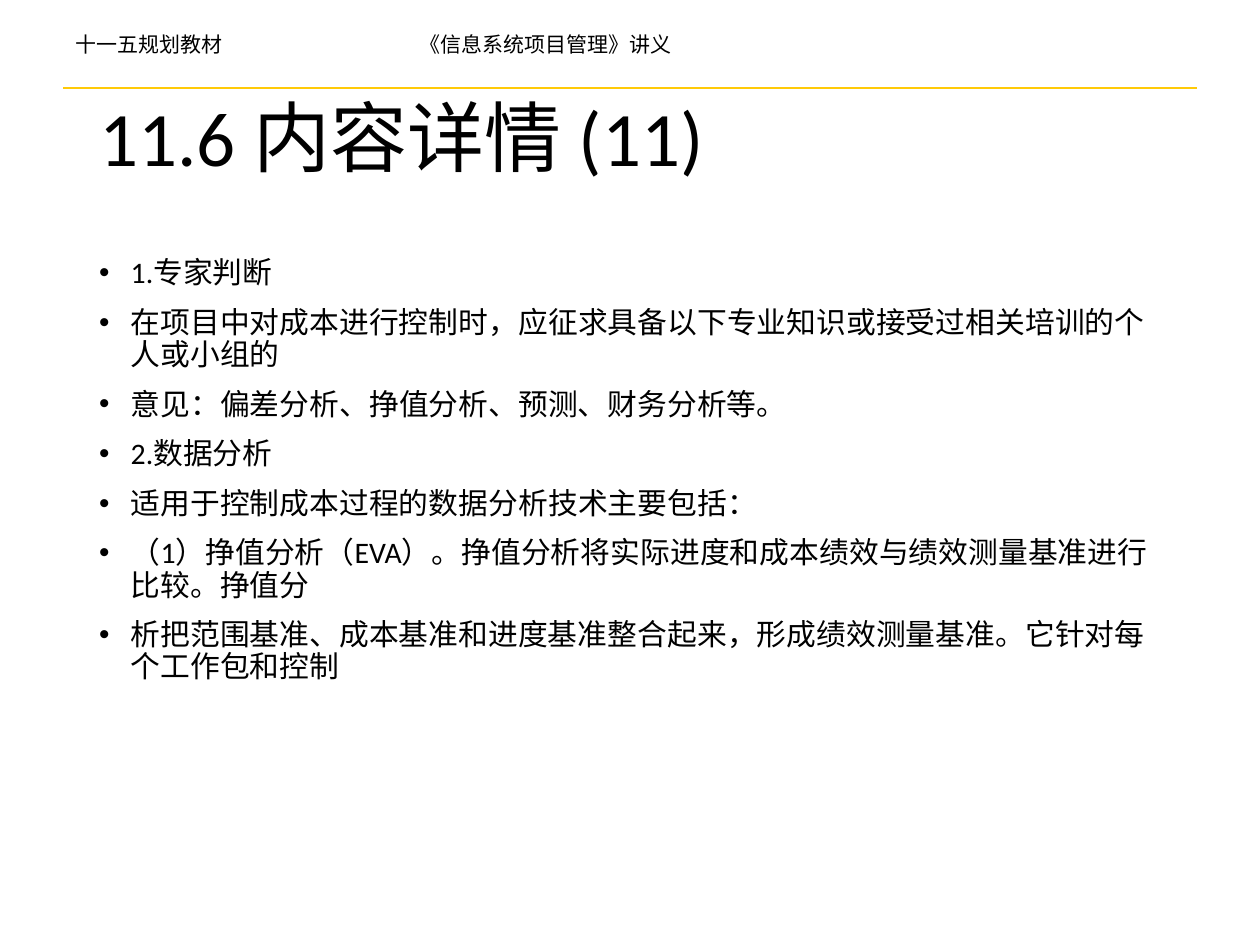
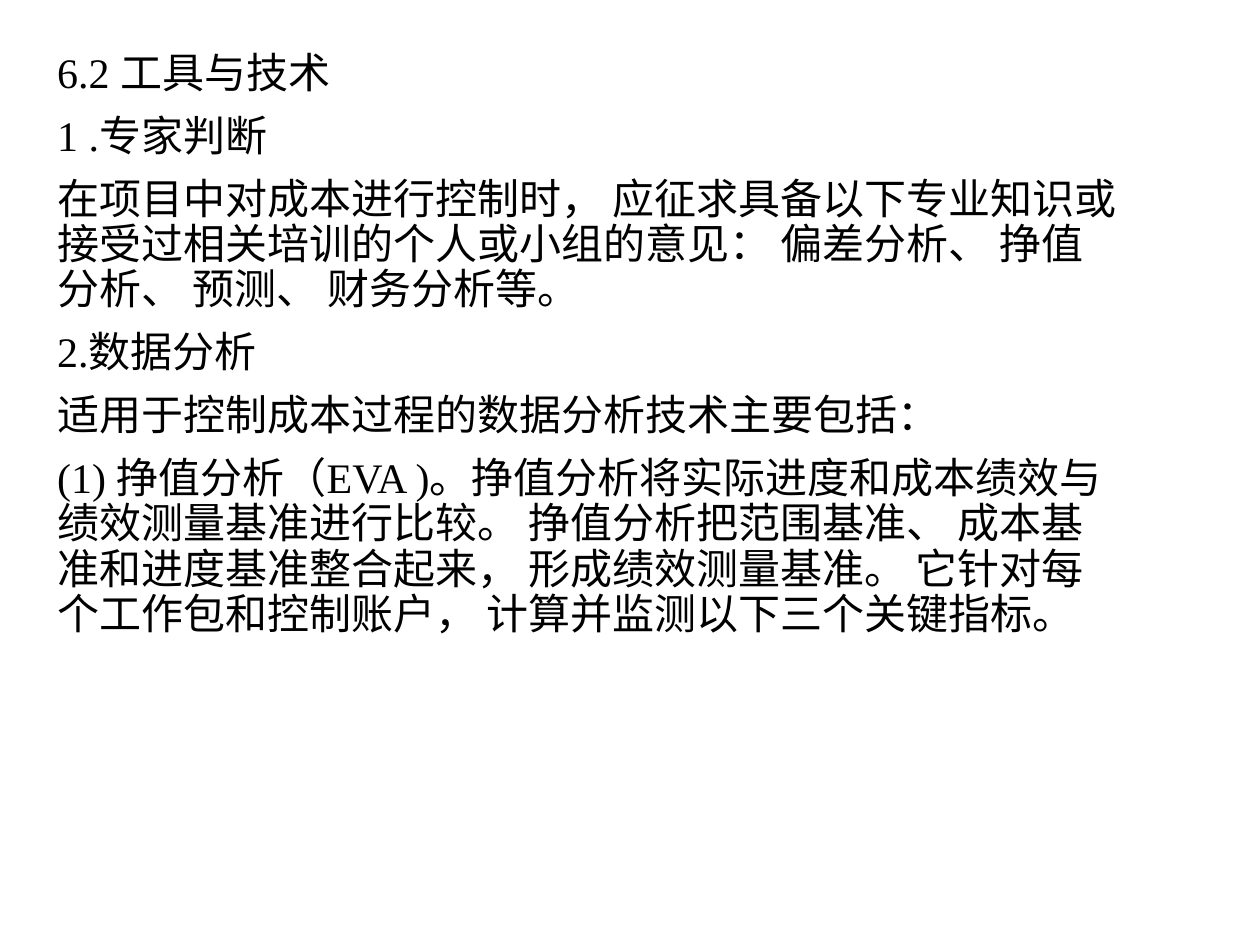
Before and after one commit to yanghui58/project_manager, a slide deck: slide 43 of 第5章 项目成本管理-yh.pptx (slide 57 before the commit). Drawn at 1260x945 pixels with LibreOffice and Linux fonts; fonts in the diff are those of the drawing; background and template pictures are left out. Boxes give left, top, right and bottom in pixels: in the first picture for what was removed or moved away, otherwise in the second. Text is boxed around its words. In the diff, an @@ line names an element or a change of style, - is before the commit and + after.

Commit message:
对项目成本管理进行了更新

```diff
--- a/第5章 项目成本管理-yh.pptx
+++ b/第5章 项目成本管理-yh.pptx
@@ text "6.2 工具与技术": place and size @@
-text "6.2 工具与技术" at box(131, 258, 1148, 680)
+text "6.2 工具与技术" at box(57, 52, 1117, 634)
@@ text at box(57, 52, 1117, 308): text changed; size 17 to 24 pt; font Calibri to Times New Roman @@
-• 1.专家判断
-• 在项目中对成本进行控制时，应征求具备以下专业知识或接受过相关培训的个人或小组的
-• 意见：偏差分析、挣值分析、预测、财务分析等。
+6.2 工具与技术
+1 .专家判断
+在项目中对成本进行控制时， 应征求具备以下专业知识或接受过相关培训的个人或小组的意见： 偏差分析、 挣值分析、 预测、 财务分析等。
@@ text removed at box(75, 34, 672, 54) @@
-十一五规划教材 《信息系统项目管理》讲义
@@ line removed from (63, 88) to (1197, 88) @@
@@ title removed at box(99, 88, 704, 177) @@
-11.6 内容详情 (11)
@@ text at box(57, 334, 939, 434): size 17 to 24 pt, font Calibri to Times New Roman in "2.数据分析", "适用于控制成本过程的数据分析技术主要包括："; bullet • to none @@
@@ text at box(57, 457, 1102, 634): text changed; size 17 to 24 pt; font Calibri to Times New Roman @@
-• （1）挣值分析（EVA）。挣值分析将实际进度和成本绩效与绩效测量基准进行比较。挣值分
-• 析把范围基准、成本基准和进度基准整合起来，形成绩效测量基准。它针对每个工作包和控制
+(1) 挣值分析（EVA )。挣值分析将实际进度和成本绩效与绩效测量基准进行比较。 挣值分析把范围基准、 成本基准和进度基准整合起来， 形成绩效测量基准。 它针对每个工作包和控制账户， 计算并监测以下三个关键指标。
```
Also in this commit, not shown: 40 other slides changed, 11 slides added, 59 slides removed.
